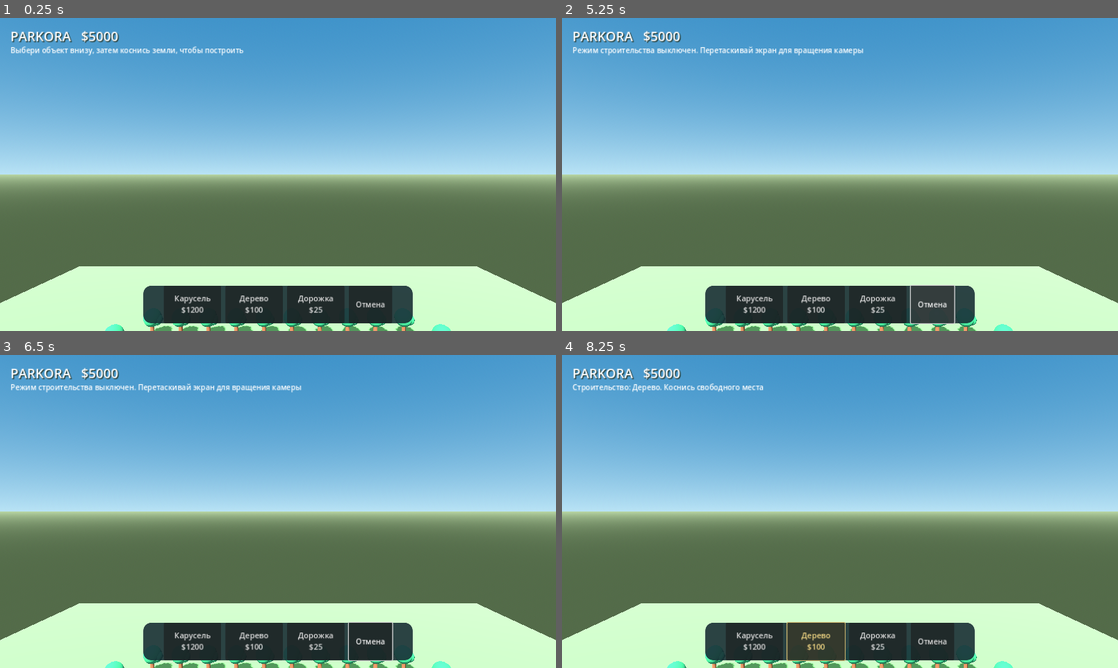
Above: before the commit, frames 1-4 (two rows, left to right).
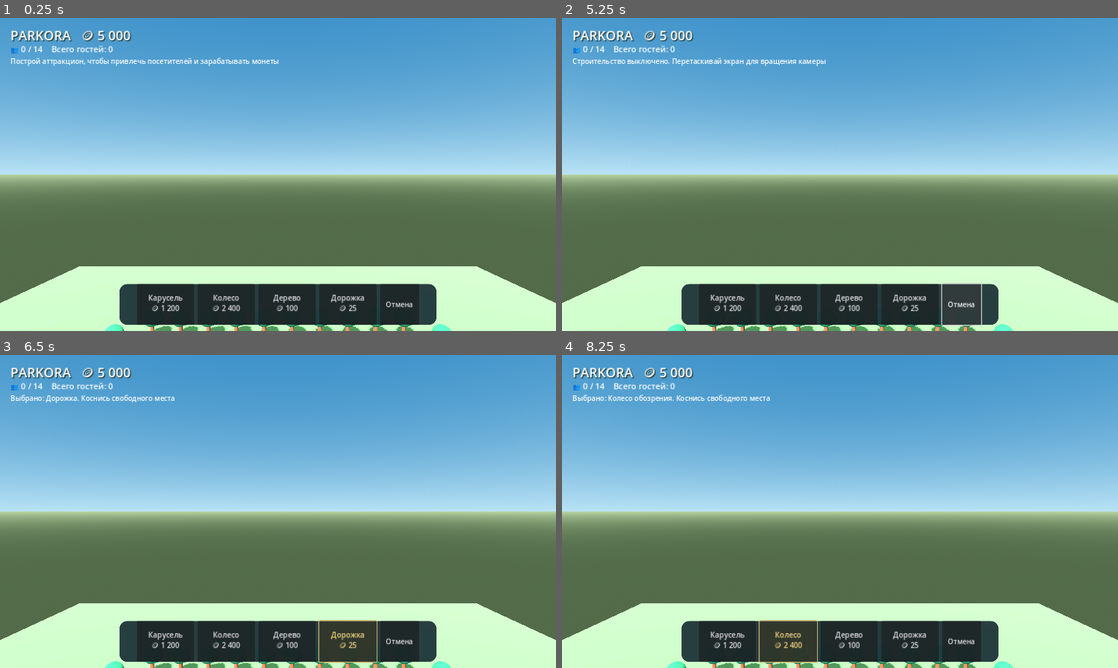
Above: after the commit, the same moments.

Repository: uchihabaha05-del/PARKORA
Game: Godot game, scene res://scenes/main.tscn
The game is run twice, just before and just after one commit, with the same random seed, the same clock (stepped at 60 frames per second) and the same inputs.
Inputs (mouse positions are in pixels of both pictures, inside the frame that each line leads up to):
- Up to frame 1 (0.25 s): no input
- Up to frame 2 (5.25 s): click (756, 305) at 0.5 s, where only the run before the commit has a clickable "Карусель $1200"; click (728, 305) at 1.25 s, where only the run after the commit has a clickable "Карусель 🪙 1 200"; click (817, 305) at 2 s, where only the run before the commit has a clickable "Дерево $100"; click (789, 305) at 2.75 s, where only the run after the commit has a clickable "Колесо 🪙 2 400"; click (878, 305) at 3.5 s, where only the run before the commit has a clickable "Дорожка $25"; click (851, 305) at 4.25 s, where only the run after the commit has a clickable "Дерево 🪙 100"; click "Отмена" at 5 s
- Up to frame 3 (6.5 s): click (350, 642) at 5.75 s, where only the run after the commit has a clickable "Дорожка 🪙 25"
- Up to frame 4 (8.25 s): click (756, 642) at 6.5 s, where only the run before the commit has a clickable "Карусель $1200"; click (728, 642) at 7.25 s, where only the run after the commit has a clickable "Карусель 🪙 1 200"; click (817, 642) at 8 s, where only the run before the commit has a clickable "Дерево $100"

The runs differ from the first frame. In frame 1, 5.1% of the frame differs, in the area x 2-79%, y 4-100%; in frame 2, 5.0%; in frame 3, 5.2%; in frame 4, 5.0%.

Commit message:
Add coin economy, animated rides and visitor gameplay loop

Diff:
--- a/scripts/main.gd
+++ b/scripts/main.gd
@@ -1,16 +1,26 @@
 extends Node3D
 
-const STARTING_CASH := 5000
-const COSTS := {"carousel": 1200, "tree": 100, "path": 25}
-
-var cash := STARTING_CASH
+const STARTING_COINS := 5000
+const BUILD_COSTS := {"carousel": 1200, "ferris": 2400, "tree": 100, "path": 25}
+const RIDE_TICKET_PRICE := 35
+const ENTRY_TICKET_PRICE := 10
+const MAX_VISITORS := 14
+const VISITOR_SPAWN_SECONDS := 3.5
+
+var coins := STARTING_COINS
 var selected_build := ""
 var camera_pivot: Node3D
 var camera: Camera3D
-var cash_label: Label
+var coins_label: Label
+var visitors_label: Label
 var hint_label: Label
 var build_buttons: Dictionary = {}
 var touch_dragged := false
+var visitors: Array[Dictionary] = []
+var rides: Array[Dictionary] = []
+var spawn_timer := 1.0
+var total_visitors := 0
+var total_income := 0
 
 var grass_material: StandardMaterial3D
 var path_material: StandardMaterial3D
@@ -20,6 +30,8 @@
 var yellow_material: StandardMaterial3D
 var blue_material: StandardMaterial3D
 var cream_material: StandardMaterial3D
+var skin_material: StandardMaterial3D
+var shirt_materials: Array[StandardMaterial3D] = []
 
 
 func _ready() -> void:
@@ -30,8 +42,17 @@
 	_create_starter_decoration()
 	_create_camera()
 	_create_ui()
-	_update_cash()
-	_set_hint("Выбери объект внизу, затем коснись земли, чтобы построить")
+	_update_hud()
+	_set_hint("Построй аттракцион, чтобы привлечь посетителей и зарабатывать монеты")
+
+
+func _process(delta: float) -> void:
+	_update_visitors(delta)
+	_animate_rides(delta)
+	spawn_timer -= delta
+	if spawn_timer <= 0.0:
+		spawn_timer = VISITOR_SPAWN_SECONDS
+		_spawn_visitor()
 
 
 func _create_materials() -> void:
@@ -43,6 +64,14 @@
 	yellow_material = _material(Color("#ffd45c"))
 	blue_material = _material(Color("#59b9e8"))
 	cream_material = _material(Color("#fff0cf"))
+	skin_material = _material(Color("#f2bd91"))
+	shirt_materials = [
+		_material(Color("#f06b68")),
+		_material(Color("#5a9fe8")),
+		_material(Color("#f2c94c")),
+		_material(Color("#a77be8")),
+		_material(Color("#54b99a"))
+	]
 
 
 func _material(color: Color) -> StandardMaterial3D:
@@ -86,7 +115,6 @@
 	ground.position.y = -0.12
 	add_child(ground)
 
-	# A simple entrance plaza gives the empty park a clear starting point.
 	for x in range(-2, 3):
 		for z in range(5, 9):
 			_add_box(Vector3(float(x) * 2.0, 0.015, float(z) * 2.0), Vector3(1.95, 0.08, 1.95), path_material)
@@ -97,6 +125,7 @@
 	_add_box(Vector3(-5.5, 1.1, 17.0), Vector3(0.65, 2.2, 0.65), cream_material)
 	_add_box(Vector3(5.5, 1.1, 17.0), Vector3(0.65, 2.2, 0.65), cream_material)
 	_add_box(Vector3(0, 2.65, 17.0), Vector3(3.8, 0.55, 0.7), yellow_material)
+	_add_box(Vector3(0, 0.12, 11.0), Vector3(3.0, 0.18, 12.0), path_material)
 
 
 func _create_starter_decoration() -> void:
@@ -111,12 +140,10 @@
 
 func _create_camera() -> void:
 	camera_pivot = Node3D.new()
-	camera_pivot.position = Vector3.ZERO
 	add_child(camera_pivot)
-
 	camera = Camera3D.new()
 	camera.position = Vector3(0.0, 23.0, 31.0)
-	camera.look_at(Vector3(0.0, 0.0, 0.0), Vector3.UP)
+	camera.look_at(Vector3.ZERO, Vector3.UP)
 	camera.fov = 52.0
 	camera.current = true
 	camera_pivot.add_child(camera)
@@ -125,25 +152,30 @@
 func _create_ui() -> void:
 	var layer := CanvasLayer.new()
 	add_child(layer)
-
 	var root := Control.new()
 	root.set_anchors_and_offsets_preset(Control.PRESET_FULL_RECT)
 	root.mouse_filter = Control.MOUSE_FILTER_PASS
 	layer.add_child(root)
 
-	cash_label = Label.new()
-	cash_label.position = Vector2(24, 20)
-	cash_label.add_theme_font_size_override("font_size", 30)
-	cash_label.add_theme_color_override("font_color", Color("#ffffff"))
-	cash_label.add_theme_color_override("font_shadow_color", Color("#263c35"))
-	cash_label.add_theme_constant_override("shadow_offset_x", 2)
-	cash_label.add_theme_constant_override("shadow_offset_y", 2)
-	root.add_child(cash_label)
+	coins_label = Label.new()
+	coins_label.position = Vector2(24, 18)
+	coins_label.add_theme_font_size_override("font_size", 30)
+	coins_label.add_theme_color_override("font_color", Color.WHITE)
+	coins_label.add_theme_color_override("font_shadow_color", Color("#263c35"))
+	coins_label.add_theme_constant_override("shadow_offset_x", 2)
+	coins_label.add_theme_constant_override("shadow_offset_y", 2)
+	root.add_child(coins_label)
+
+	visitors_label = Label.new()
+	visitors_label.position = Vector2(24, 58)
+	visitors_label.add_theme_font_size_override("font_size", 19)
+	visitors_label.add_theme_color_override("font_color", Color.WHITE)
+	root.add_child(visitors_label)
 
 	hint_label = Label.new()
-	hint_label.position = Vector2(24, 62)
-	hint_label.add_theme_font_size_override("font_size", 17)
-	hint_label.add_theme_color_override("font_color", Color("#ffffff"))
+	hint_label.position = Vector2(24, 88)
+	hint_label.add_theme_font_size_override("font_size", 16)
+	hint_label.add_theme_color_override("font_color", Color.WHITE)
 	root.add_child(hint_label)
 
 	var panel := PanelContainer.new()
@@ -151,12 +183,12 @@
 	panel.anchor_right = 0.5
 	panel.anchor_top = 1.0
 	panel.anchor_bottom = 1.0
-	panel.offset_left = -310
-	panel.offset_right = 310
-	panel.offset_top = -104
-	panel.offset_bottom = -18
+	panel.offset_left = -365
+	panel.offset_right = 365
+	panel.offset_top = -108
+	panel.offset_bottom = -14
 	var style := StyleBoxFlat.new()
-	style.bg_color = Color(0.08, 0.16, 0.19, 0.88)
+	style.bg_color = Color(0.08, 0.16, 0.19, 0.9)
 	style.corner_radius_top_left = 18
 	style.corner_radius_top_right = 18
 	style.corner_radius_bottom_left = 18
@@ -166,20 +198,20 @@
 
 	var row := HBoxContainer.new()
 	row.alignment = BoxContainer.ALIGNMENT_CENTER
-	row.add_theme_constant_override("separation", 10)
+	row.add_theme_constant_override("separation", 8)
 	panel.add_child(row)
-
-	_add_build_button(row, "Карусель\n$1200", "carousel")
-	_add_build_button(row, "Дерево\n$100", "tree")
-	_add_build_button(row, "Дорожка\n$25", "path")
+	_add_build_button(row, "Карусель\n🪙 1 200", "carousel")
+	_add_build_button(row, "Колесо\n🪙 2 400", "ferris")
+	_add_build_button(row, "Дерево\n🪙 100", "tree")
+	_add_build_button(row, "Дорожка\n🪙 25", "path")
 	_add_clear_button(row)
 
 
 func _add_build_button(parent: HBoxContainer, caption: String, build_type: String) -> void:
 	var button := Button.new()
 	button.text = caption
-	button.custom_minimum_size = Vector2(132, 68)
-	button.add_theme_font_size_override("font_size", 18)
+	button.custom_minimum_size = Vector2(132, 72)
+	button.add_theme_font_size_override("font_size", 17)
 	button.pressed.connect(_select_build.bind(build_type))
 	parent.add_child(button)
 	build_buttons[build_type] = button
@@ -188,8 +220,8 @@
 func _add_clear_button(parent: HBoxContainer) -> void:
 	var button := Button.new()
 	button.text = "Отмена"
-	button.custom_minimum_size = Vector2(100, 68)
-	button.add_theme_font_size_override("font_size", 17)
+	button.custom_minimum_size = Vector2(90, 72)
+	button.add_theme_font_size_override("font_size", 16)
 	button.pressed.connect(_select_build.bind(""))
 	parent.add_child(button)
 
@@ -197,9 +229,9 @@
 func _select_build(build_type: String) -> void:
 	selected_build = build_type
 	if selected_build == "":
-		_set_hint("Режим строительства выключен. Перетаскивай экран для вращения камеры")
+		_set_hint("Строительство выключено. Перетаскивай экран для вращения камеры")
 	else:
-		_set_hint("Строительство: " + _build_name(build_type) + ". Коснись свободного места")
+		_set_hint("Выбрано: " + _build_name(build_type) + ". Коснись свободного места")
 	for key in build_buttons:
 		var button: Button = build_buttons[key]
 		button.modulate = Color("#ffe28a") if key == selected_build else Color.WHITE
@@ -209,6 +241,8 @@
 	match build_type:
 		"carousel":
 			return "Карусель"
+		"ferris":
+			return "Колесо обозрения"
 		"tree":
 			return "Дерево"
 		"path":
@@ -260,20 +294,22 @@
 
 
 func _place_selected(position: Vector3) -> void:
-	var cost: int = COSTS.get(selected_build, 0)
-	if cash < cost:
-		_set_hint("Недостаточно денег для строительства")
+	var cost: int = BUILD_COSTS.get(selected_build, 0)
+	if coins < cost:
+		_set_hint("Не хватает монет для строительства")
 		return
 	match selected_build:
 		"carousel":
 			_create_carousel(position)
+		"ferris":
+			_create_ferris_wheel(position)
 		"tree":
 			_create_tree(position)
 		"path":
 			_add_box(position + Vector3(0, 0.04, 0), Vector3(2.0, 0.12, 2.0), path_material)
-	cash -= cost
-	_update_cash()
-	_set_hint(_build_name(selected_build) + " построено! Остаток: $" + str(cash))
+	coins -= cost
+	_update_hud()
+	_set_hint(_build_name(selected_build) + " построено! 🪙 " + str(coins))
 
 
 func _create_tree(position: Vector3) -> void:
@@ -283,15 +319,122 @@
 
 
 func _create_carousel(position: Vector3) -> void:
-	_add_cylinder(position + Vector3(0, 0.25, 0), 3.4, 0.5, cream_material)
-	_add_cylinder(position + Vector3(0, 2.0, 0), 0.22, 3.2, red_material)
-	_add_cylinder(position + Vector3(0, 3.65, 0), 3.0, 0.35, yellow_material)
+	var ride := Node3D.new()
+	ride.position = position
+	add_child(ride)
+	_add_cylinder_local(ride, Vector3(0, 0.25, 0), 3.4, 0.5, cream_material)
+	_add_cylinder_local(ride, Vector3(0, 2.0, 0), 0.22, 3.2, red_material)
+	_add_cylinder_local(ride, Vector3(0, 3.65, 0), 3.0, 0.35, yellow_material)
+	var spinning := Node3D.new()
+	spinning.position.y = 2.0
+	ride.add_child(spinning)
 	for i in range(8):
 		var angle := TAU * float(i) / 8.0
-		var seat_position := position + Vector3(cos(angle) * 2.25, 1.45, sin(angle) * 2.25)
+		var seat_position := Vector3(cos(angle) * 2.25, -0.55, sin(angle) * 2.25)
 		var seat_color: StandardMaterial3D = red_material if i % 2 == 0 else blue_material
-		_add_box(seat_position, Vector3(0.8, 0.8, 0.8), seat_color)
-		_add_cylinder(position + Vector3(cos(angle) * 2.25, 2.45, sin(angle) * 2.25), 0.07, 2.0, cream_material)
+		_add_box_local(spinning, seat_position, Vector3(0.8, 0.8, 0.8), seat_color)
+		_add_cylinder_local(spinning, Vector3(cos(angle) * 2.25, 0.45, sin(angle) * 2.25), 0.07, 2.0, cream_material)
+	rides.append({"kind": "carousel", "position": position, "node": spinning, "timer": 0.0})
+
+
+func _create_ferris_wheel(position: Vector3) -> void:
+	var ride := Node3D.new()
+	ride.position = position
+	add_child(ride)
+	_add_box_local(ride, Vector3(-2.3, 2.1, 0), Vector3(0.35, 4.2, 0.45), blue_material)
+	_add_box_local(ride, Vector3(2.3, 2.1, 0), Vector3(0.35, 4.2, 0.45), blue_material)
+	var wheel := Node3D.new()
+	wheel.position = Vector3(0, 4.1, 0)
+	ride.add_child(wheel)
+	_add_torus_local(wheel, Vector3.ZERO, 3.0, 0.16, yellow_material)
+	_add_cylinder_local(wheel, Vector3.ZERO, 0.35, 0.45, red_material)
+	for i in range(8):
+		var angle := TAU * float(i) / 8.0
+		var spoke := _add_box_local(wheel, Vector3(cos(angle) * 1.5, sin(angle) * 1.5, 0), Vector3(3.0, 0.09, 0.12), cream_material)
+		spoke.rotation.z = angle
+		var gondola := _add_box_local(wheel, Vector3(cos(angle) * 3.0, sin(angle) * 3.0, 0), Vector3(0.65, 0.55, 0.55), red_material if i % 2 == 0 else blue_material)
+		gondola.rotation.z = angle
+	rides.append({"kind": "ferris", "position": position, "node": wheel, "timer": 0.0})
+
+
+func _animate_rides(delta: float) -> void:
+	for ride in rides:
+		var node: Node3D = ride["node"]
+		if is_instance_valid(node):
+			if ride["kind"] == "carousel":
+				node.rotate_y(delta * 0.75)
+			else:
+				node.rotate_z(delta * 0.22)
+
+
+func _spawn_visitor() -> void:
+	if visitors.size() >= MAX_VISITORS or rides.is_empty():
+		return
+	var target_index := _find_nearest_ride(Vector3(0, 0, 11))
+	if target_index < 0:
+		return
+	var person := Node3D.new()
+	person.position = Vector3(randf_range(-0.7, 0.7), 0, 13.0)
+	add_child(person)
+	var shirt: StandardMaterial3D = shirt_materials[randi() % shirt_materials.size()]
+	_add_capsule_local(person, Vector3(0, 0.85, 0), 0.28, 1.1, shirt)
+	_add_sphere_local(person, Vector3(0, 1.65, 0), 0.25, skin_material)
+	var target: Vector3 = rides[target_index]["position"] + Vector3(randf_range(-1.0, 1.0), 0, 3.5)
+	visitors.append({"node": person, "target": target, "state": "walking", "wait": 0.0, "ride_index": target_index})
+	coins += ENTRY_TICKET_PRICE
+	total_visitors += 1
+	total_income += ENTRY_TICKET_PRICE
+	_update_hud()
+
+
+func _find_nearest_ride(from_position: Vector3) -> int:
+	var best_index := -1
+	var best_distance := INF
+	for i in range(rides.size()):
+		var ride_position: Vector3 = rides[i]["position"]
+		var distance := from_position.distance_to(ride_position)
+		if distance < best_distance:
+			best_distance = distance
+			best_index = i
+	return best_index
+
+
+func _update_visitors(delta: float) -> void:
+	for i in range(visitors.size() - 1, -1, -1):
+		var visitor: Dictionary = visitors[i]
+		var person: Node3D = visitor["node"]
+		if not is_instance_valid(person):
+			visitors.remove_at(i)
+			continue
+		if visitor["state"] == "walking":
+			var target: Vector3 = visitor["target"]
+			var direction := target - person.position
+			direction.y = 0.0
+			if direction.length() < 0.55:
+				visitor["state"] = "riding"
+				visitor["wait"] = 4.0
+			else:
+				person.position += direction.normalized() * delta * 2.2
+				person.look_at(Vector3(target.x, person.position.y, target.z), Vector3.UP)
+		elif visitor["state"] == "riding":
+			visitor["wait"] -= delta
+			if visitor["wait"] <= 0.0:
+				coins += RIDE_TICKET_PRICE
+				total_income += RIDE_TICKET_PRICE
+				visitor["state"] = "leaving"
+				visitor["target"] = Vector3(randf_range(-1.0, 1.0), 0, 16.0)
+				_update_hud()
+				_set_hint("Посетитель прокатился! +🪙 " + str(RIDE_TICKET_PRICE))
+		elif visitor["state"] == "leaving":
+			var exit_target: Vector3 = visitor["target"]
+			var exit_direction := exit_target - person.position
+			exit_direction.y = 0.0
+			if exit_direction.length() < 0.8:
+				person.queue_free()
+				visitors.remove_at(i)
+			else:
+				person.position += exit_direction.normalized() * delta * 2.4
+				person.look_at(Vector3(exit_target.x, person.position.y, exit_target.z), Vector3.UP)
 
 
 func _add_box(position: Vector3, size: Vector3, material: Material) -> MeshInstance3D:
@@ -305,21 +448,40 @@
 	return instance
 
 
-func _add_cylinder(position: Vector3, radius: float, height: float, material: Material) -> MeshInstance3D:
+func _add_box_local(parent: Node3D, position: Vector3, size: Vector3, material: Material) -> MeshInstance3D:
+	var instance := MeshInstance3D.new()
+	var mesh := BoxMesh.new()
+	mesh.size = size
+	instance.mesh = mesh
+	instance.material_override = material
+	instance.position = position
+	parent.add_child(instance)
+	return instance
+
+
+func _add_cylinder_local(parent: Node3D, position: Vector3, radius: float, height: float, material: Material) -> MeshInstance3D:
 	var instance := MeshInstance3D.new()
 	var mesh := CylinderMesh.new()
 	mesh.top_radius = radius
 	mesh.bottom_radius = radius
 	mesh.height = height
-	mesh.radial_segments = 20
+	mesh.radial_segments = 24
 	instance.mesh = mesh
 	instance.material_override = material
 	instance.position = position
-	add_child(instance)
+	parent.add_child(instance)
 	return instance
 
 
+func _add_cylinder(position: Vector3, radius: float, height: float, material: Material) -> MeshInstance3D:
+	return _add_cylinder_local(self, position, radius, height, material)
+
+
 func _add_sphere(position: Vector3, radius: float, material: Material) -> MeshInstance3D:
+	return _add_sphere_local(self, position, radius, material)
+
+
+func _add_sphere_local(parent: Node3D, position: Vector3, radius: float, material: Material) -> MeshInstance3D:
 	var instance := MeshInstance3D.new()
 	var mesh := SphereMesh.new()
 	mesh.radius = radius
@@ -329,13 +491,50 @@
 	instance.mesh = mesh
 	instance.material_override = material
 	instance.position = position
-	add_child(instance)
+	parent.add_child(instance)
 	return instance
 
 
-func _update_cash() -> void:
-	if cash_label != null:
-		cash_label.text = "PARKORA   $" + str(cash)
+func _add_capsule_local(parent: Node3D, position: Vector3, radius: float, height: float, material: Material) -> MeshInstance3D:
+	var instance := MeshInstance3D.new()
+	var mesh := CapsuleMesh.new()
+	mesh.radius = radius
+	mesh.height = height
+	instance.mesh = mesh
+	instance.material_override = material
+	instance.position = position
+	parent.add_child(instance)
+	return instance
+
+
+func _add_torus_local(parent: Node3D, position: Vector3, radius: float, tube_radius: float, material: Material) -> MeshInstance3D:
+	var instance := MeshInstance3D.new()
+	var mesh := TorusMesh.new()
+	mesh.inner_radius = radius - tube_radius
+	mesh.outer_radius = radius + tube_radius
+	instance.mesh = mesh
+	instance.material_override = material
+	instance.position = position
+	parent.add_child(instance)
+	return instance
+
+
+func _update_hud() -> void:
+	if coins_label != null:
+		coins_label.text = "PARKORA   🪙 " + _format_number(coins)
+	if visitors_label != null:
+		visitors_label.text = "👥 " + str(visitors.size()) + " / " + str(MAX_VISITORS) + "    Всего гостей: " + str(total_visitors)
+
+
+func _format_number(value: int) -> String:
+	var raw := str(value)
+	var output := ""
+	for i in range(raw.length()):
+		output += raw[i]
+		var remaining := raw.length() - i - 1
+		if remaining > 0 and remaining % 3 == 0:
+			output += " "
+	return output
 
 
 func _set_hint(message: String) -> void:
